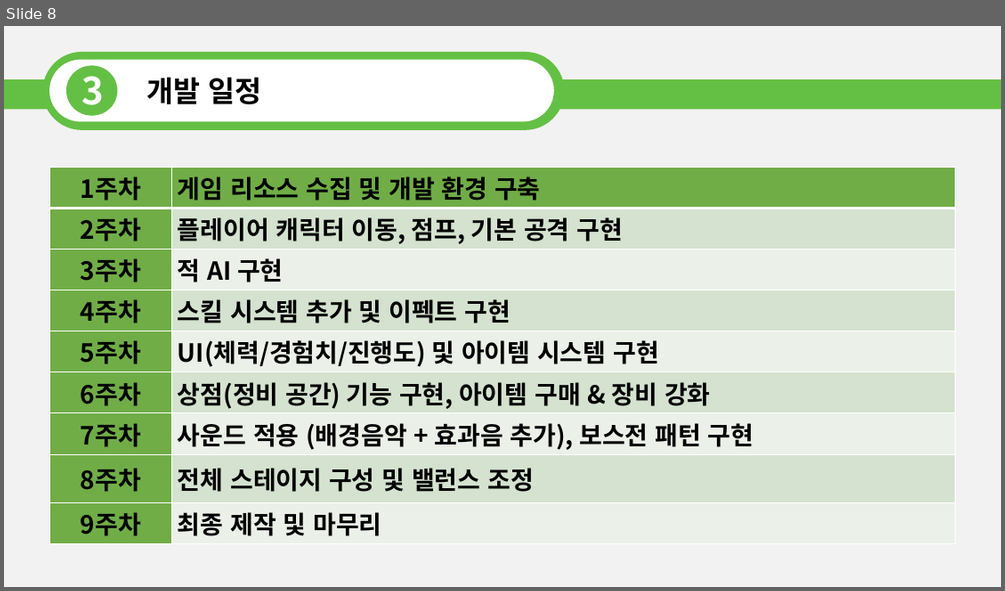
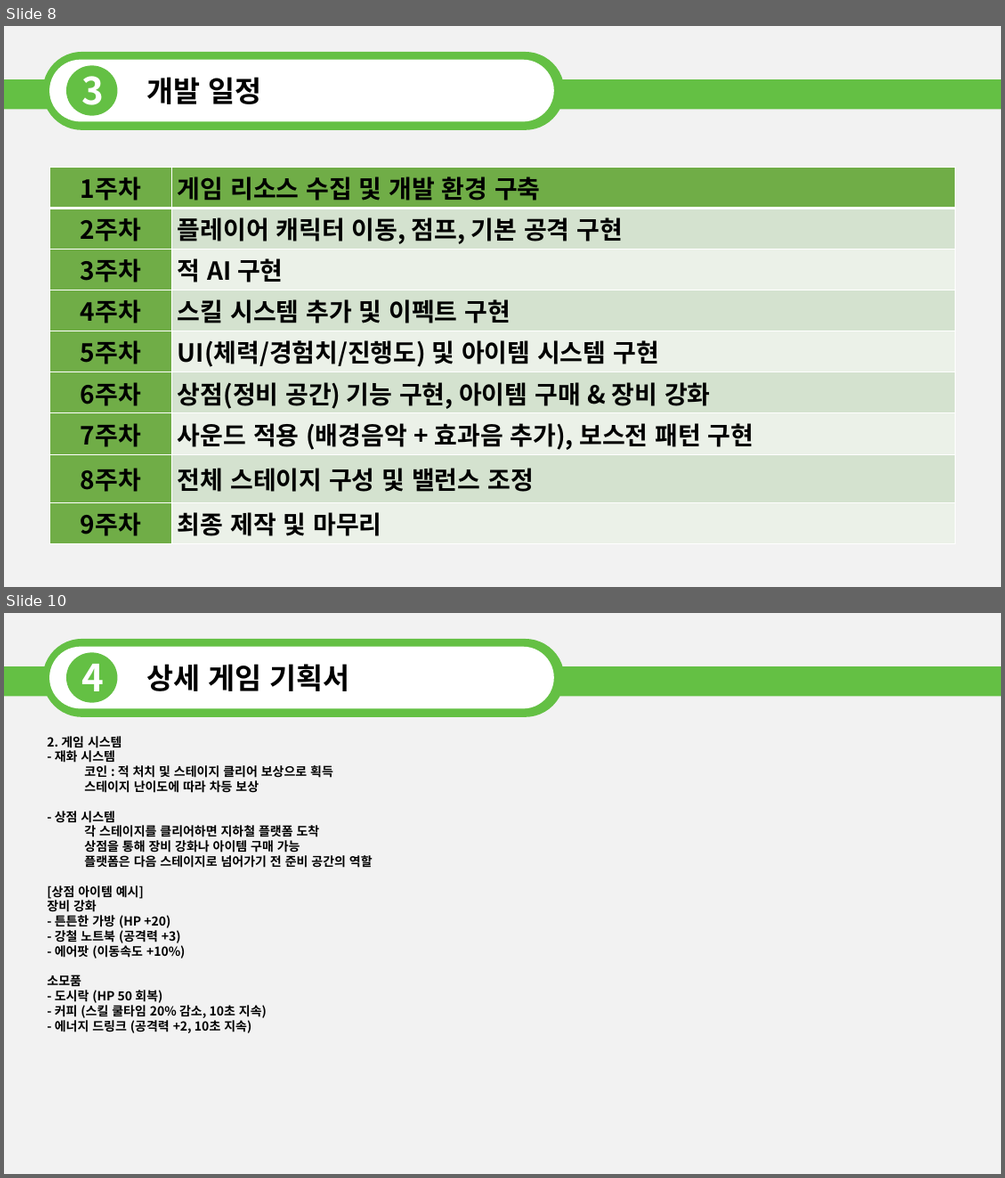
Before and after one commit to a2m1nju/2DGP-Project, a slide deck: 1차 발표/2DGP 프로젝트 1차 발표.pptx. Shown one above the other, each under a label of ours: slide 8 before the commit, slides 8 and 10 after it; the slides between them are not shown. The pictures are 1005x591 and 1005x1178 pixels, drawn with LibreOffice and Linux fonts; fonts in the diff are those of the drawing. Boxes give left, top, right and bottom in pixels: in the first picture for what was removed or moved away, otherwise in the second. Text is boxed around its words. In the diff, an @@ line names an element or a change of style, - is before the commit and + after.

```diff
--- a/1차 발표/2DGP 프로젝트 1차 발표.pptx
+++ b/1차 발표/2DGP 프로젝트 1차 발표.pptx
@@ slide 10 added at (4, 613, 1001, 1174), background #FFFFFF; not listed: 1 template element that a slide beside it also shows @@
@@ rounded rectangle added at (43, 639, 565, 717), fill #64C044 @@
@@ rounded rectangle added at (49, 647, 554, 709), fill #FFFFFF @@
@@ ellipse added at (66, 653, 117, 703), fill #64C044 @@
@@ text added at (81, 654, 104, 701), 36 pt, text #FFFFFF, bold @@
+4
@@ text added at (146, 664, 349, 691), 28 pt, text #000000, bold @@
+상세 게임 기획서
@@ rectangle added at (4, 666, 1001, 697), fill #64C044 @@
@@ text added at (47, 736, 372, 1033), 12 pt, text #000000, bold @@
+2. 게임 시스템
+- 재화 시스템
+  코인 : 적 처치 및 스테이지 클리어 보상으로 획득
+  스테이지 난이도에 따라 차등 보상
+- 상점 시스템
+  각 스테이지를 클리어하면 지하철 플랫폼 도착
+  상점을 통해 장비 강화나 아이템 구매 가능
+  플랫폼은 다음 스테이지로 넘어가기 전 준비 공간의 역할
+[상점 아이템 예시]
+장비 강화
+- 튼튼한 가방 (HP +20)
+- 강철 노트북 (공격력 +3)
+- 에어팟 (이동속도 +10%)
+소모품
+- 도시락 (HP 50 회복)
+- 커피 (스킬 쿨타임 20% 감소, 10초 지속)
+- 에너지 드링크 (공격력 +2, 10초 지속)
```
Also in this commit, not shown: 1 other slide added, 1 other file.
